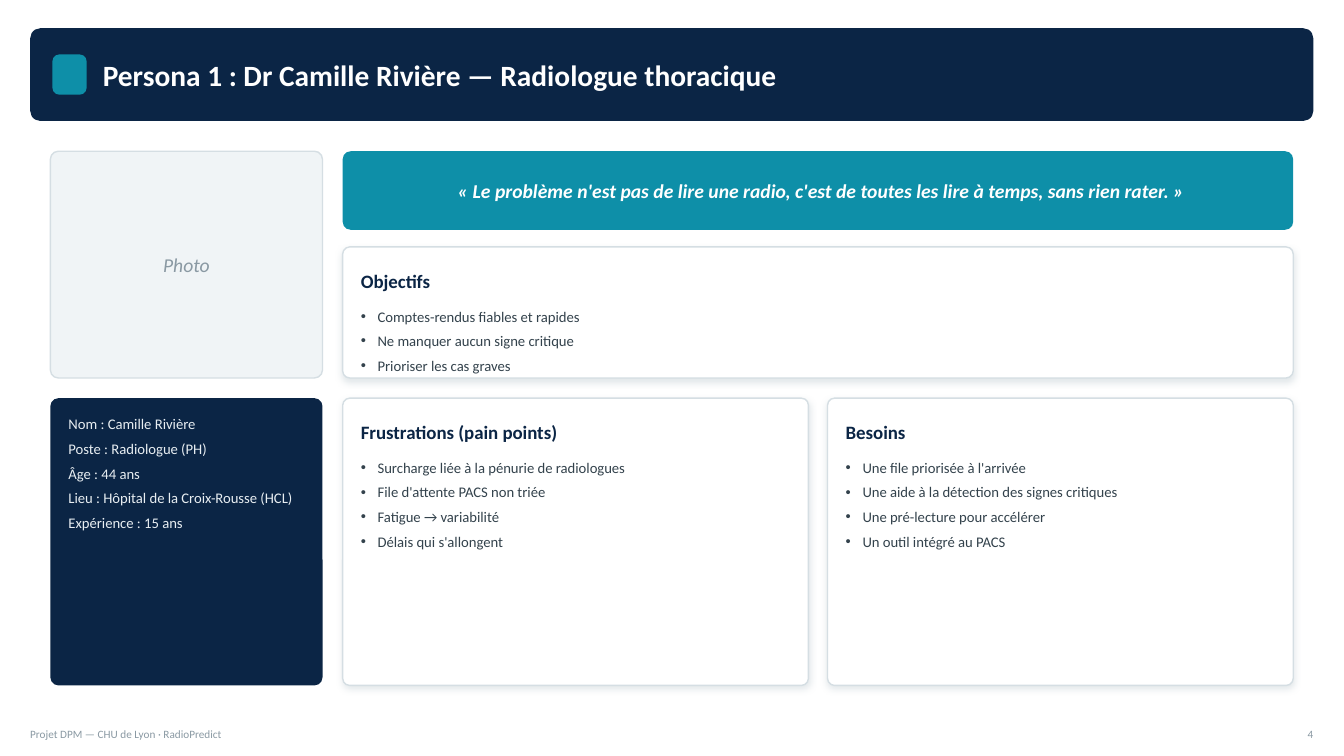
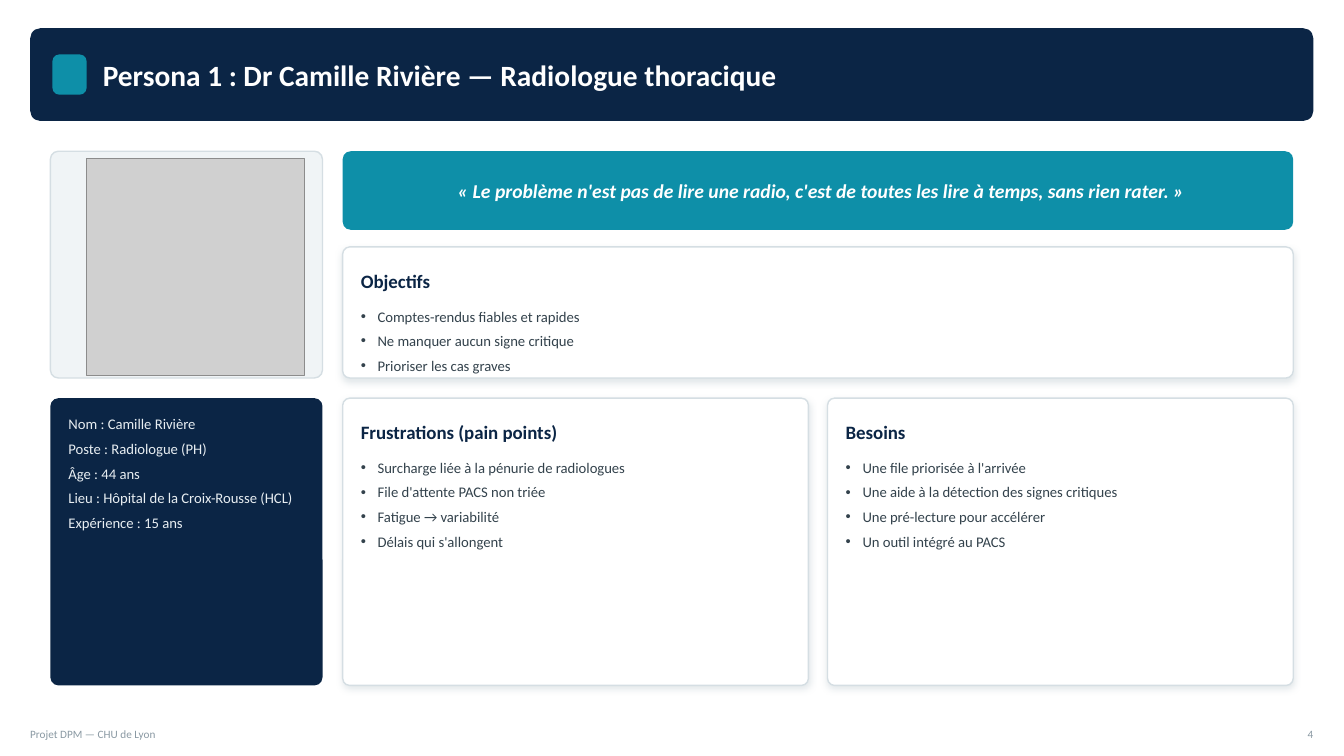
Before and after one commit to nibelune/Projet-DPM-CHU-Lyon, a slide deck: slide 4 of Deck_DPM_CHU_Lyon.pptx. Drawn at 1344x756 pixels with LibreOffice and Linux fonts; fonts in the diff are those of the drawing; grey boxes stand for pictures. Boxes give left, top, right and bottom in pixels: in the first picture for what was removed or moved away, otherwise in the second. Text is boxed around its words. In the diff, an @@ line names an element or a change of style, - is before the commit and + after.

```diff
--- a/Deck_DPM_CHU_Lyon.pptx
+++ b/Deck_DPM_CHU_Lyon.pptx
@@ picture added at (87,158,304,376) @@
@@ text removed at (163,258,210,272) @@
-Photo
@@ text at (30,730,155,740): text changed @@
-Projet DPM — CHU de Lyon · RadioPredict
+Projet DPM — CHU de Lyon
```
Also in this commit, not shown: 15 other slides changed, 2 other files.
